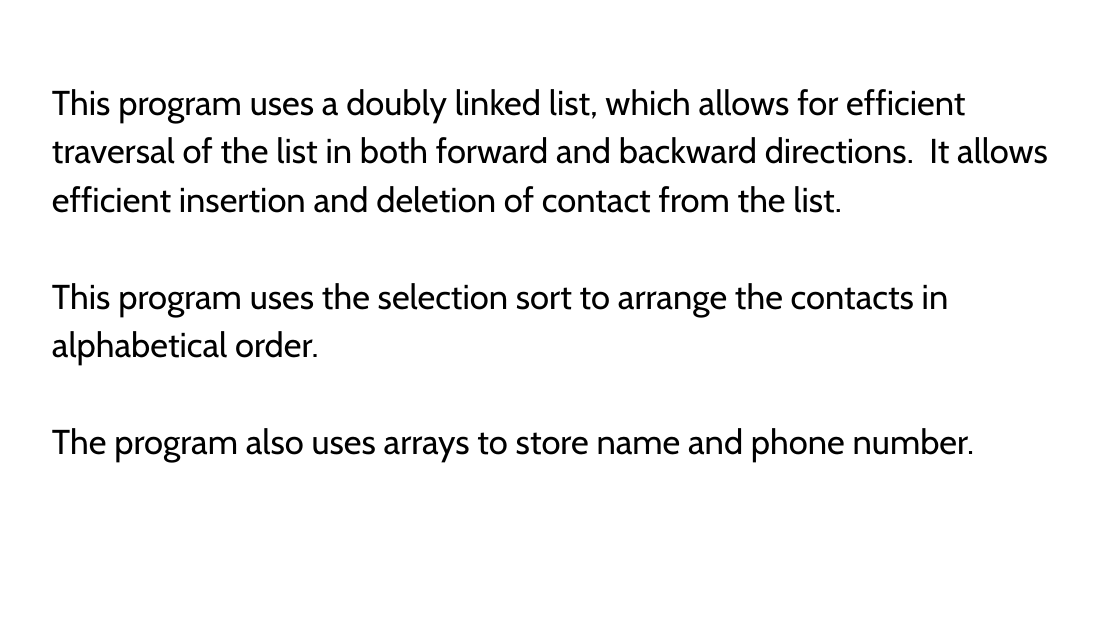
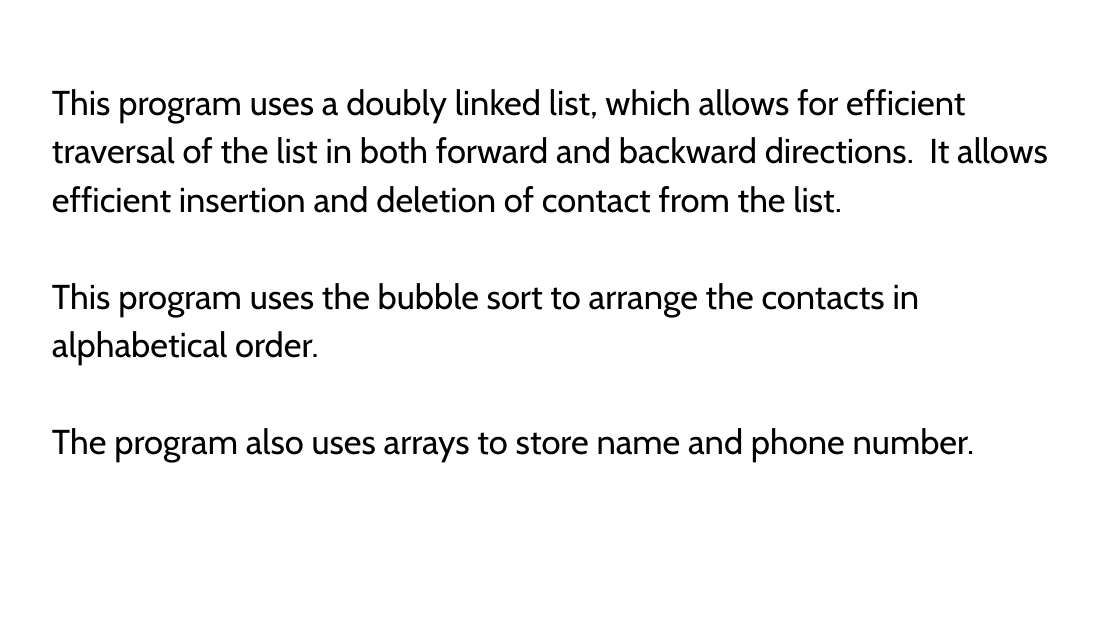
Before and after one commit to dhirajpyakurel/DSA, a slide deck: slide 6 of Projects_from_students/rabin_osti/Contact Management System Using Doubly Linked List (1).pptx. Drawn at 1120x630 pixels with LibreOffice and Linux fonts; fonts in the diff are those of the drawing. Boxes give left, top, right and bottom in pixels: in the first picture for what was removed or moved away, otherwise in the second. Text is boxed around its words. In the diff, an @@ line names an element or a change of style, - is before the commit and + after.

Commit message:
Contact Management System

```diff
--- a/Projects_from_students/rabin_osti/Contact Management System Using Doubly Linked List (1).pptx
+++ b/Projects_from_students/rabin_osti/Contact Management System Using Doubly Linked List (1).pptx
@@ text at box(52, 283, 920, 365): text changed @@
-This program uses the selection sort to arrange the contacts in alphabetical order.
+This program uses the bubble sort to arrange the contacts in alphabetical order.
```
Also in this commit, not shown: 1 other slide changed, 2 other files.
